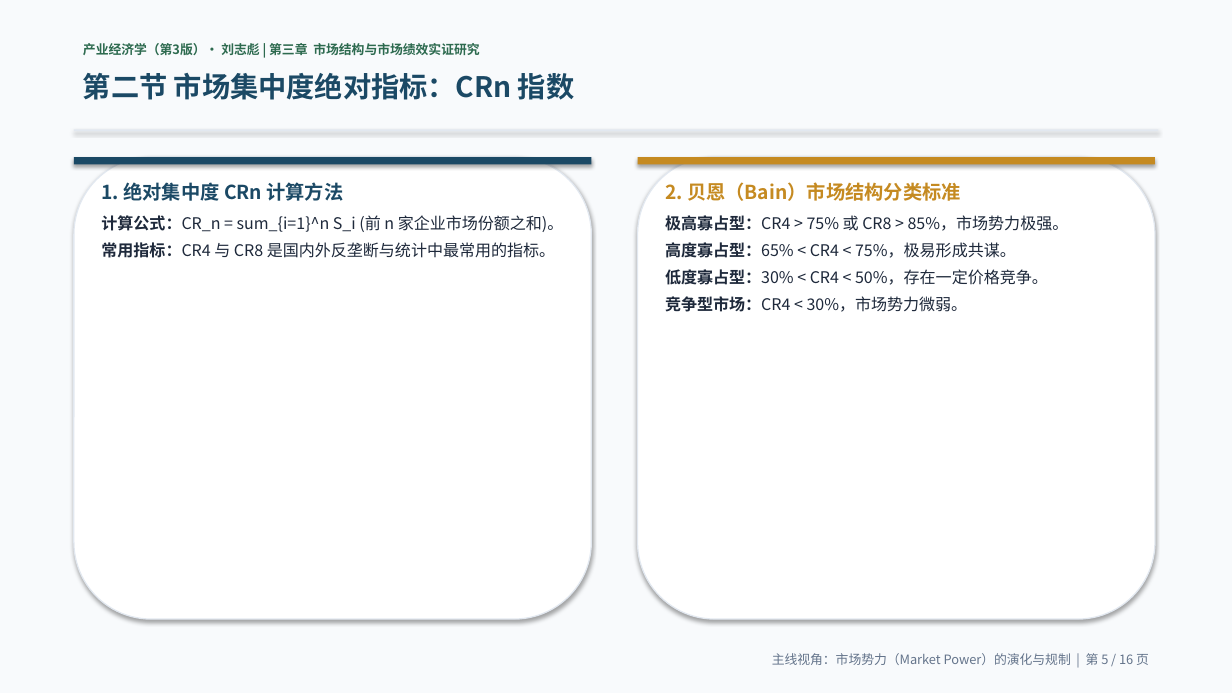
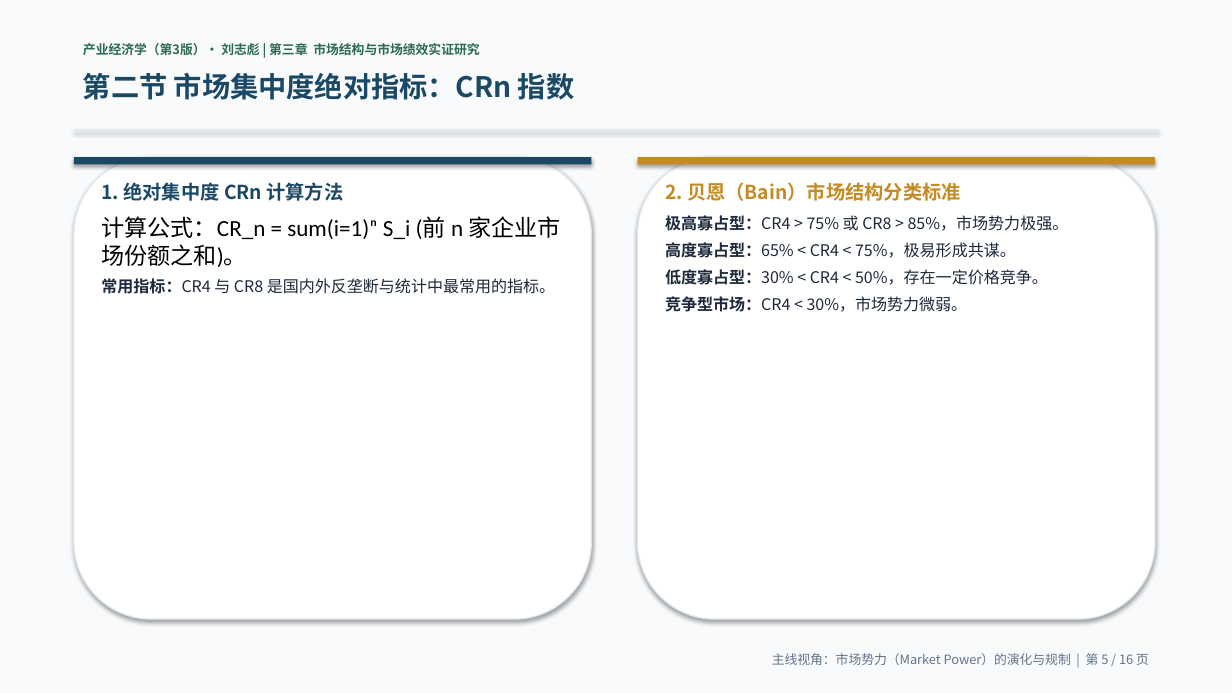
Before and after one commit to chens9956-prog/2026-industrial-economics, a slide deck: slide 5 of 刘志彪_产业经济学_第03章_市场结构与市场绩效实证研究(市场势力主线精编).pptx. Drawn at 1232x693 pixels with LibreOffice and Linux fonts; fonts in the diff are those of the drawing. Boxes give left, top, right and bottom in pixels: in the first picture for what was removed or moved away, otherwise in the second. Text is boxed around its words. In the diff, an @@ line names an element or a change of style, - is before the commit and + after.

```diff
--- a/刘志彪_产业经济学_第03章_市场结构与市场绩效实证研究(市场势力主线精编).pptx
+++ b/刘志彪_产业经济学_第03章_市场结构与市场绩效实证研究(市场势力主线精编).pptx
@@ text at <box>101,216,560,267</box>: text changed; size 12.5 to 18 pt; font Noto Sans CJK SC to Calibri; text colour #1E293B to #000000 @@
-计算公式：CR_n = sum_{i=1}^n S_i (前 n 家企业市场份额之和)。
+计算公式：CR_n = sum(i=1)ⁿ S_i (前 n 家企业市场份额之和)。
```
Also in this commit, not shown: 2 other slides changed, 9 other files.
